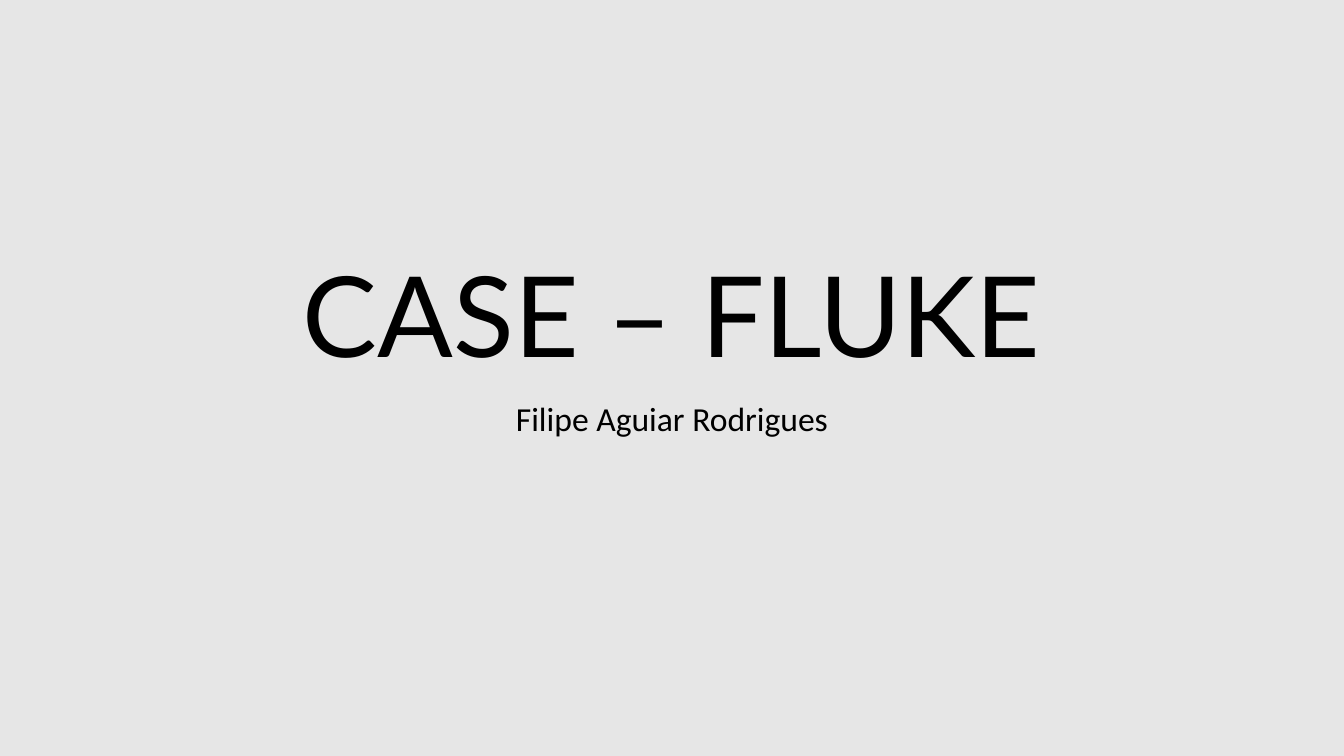
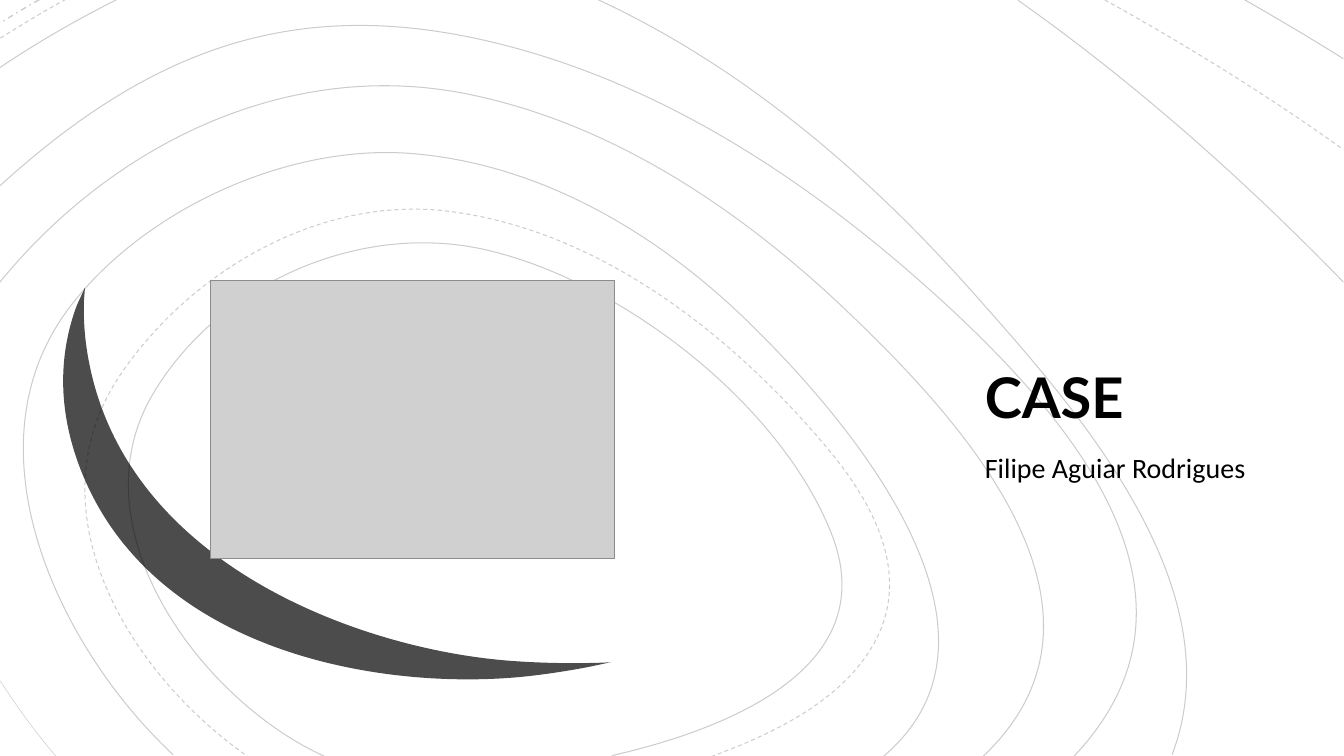
Before and after one commit to filipeaguiarrod/Fluke-Case, a slide deck: slide 1 of Churn_Case.pptx. Drawn at 1344x756 pixels with LibreOffice and Linux fonts; fonts in the diff are those of the drawing; grey boxes stand for pictures. Boxes give left, top, right and bottom in pixels: in the first picture for what was removed or moved away, otherwise in the second. Text is boxed around its words. In the diff, an @@ line names an element or a change of style, - is before the commit and + after.

```diff
--- a/Churn_Case.pptx
+++ b/Churn_Case.pptx
@@ background #E6E6E6 to #FFFFFF @@
@@ freeform shape added at (x1=0, y1=0, x2=1223, y2=756), outline #000000 0.75 pt @@
@@ freeform shape added at (x1=0, y1=0, x2=117, y2=68), outline #000000 0.75 pt @@
@@ freeform shape added at (x1=0, y1=0, x2=66, y2=38), outline #000000 0.75 pt dashed @@
@@ freeform shape added at (x1=0, y1=0, x2=39, y2=23), outline #000000 1 pt dashed @@
@@ freeform shape added at (x1=598, y1=0, x2=1236, y2=755), outline #000000 0.75 pt @@
@@ freeform shape added at (x1=1018, y1=0, x2=1344, y2=281), outline #000000 0.75 pt @@
@@ freeform shape added at (x1=1105, y1=0, x2=1344, y2=150), outline #000000 0.75 pt dashed @@
@@ freeform shape added at (x1=1245, y1=0, x2=1344, y2=58), outline #000000 0.75 pt @@
@@ freeform shape added at (x1=0, y1=59, x2=1139, y2=756), outline #000000 0.75 pt @@
@@ freeform shape added at (x1=0, y1=142, x2=1033, y2=756), outline #000000 0.75 pt @@
@@ freeform shape added at (x1=27, y1=197, x2=913, y2=756), outline #000000 0.75 pt dashed @@
@@ freeform shape added at (x1=42, y1=203, x2=610, y2=756), fill #000000 at 70% opacity @@
@@ freeform shape added at (x1=74, y1=222, x2=886, y2=756), outline #000000 0.75 pt @@
@@ picture added at (x1=210, y1=280, x2=615, y2=559) @@
@@ title at (x1=985, y1=369, x2=1124, y2=428): text changed; size 80 to 40 pt; bold on @@
-CASE – FLUKE
+CASE
@@ subtitle "Filipe Aguiar Rodrigues" moved from (x1=516, y1=407, x2=828, y2=437) to (x1=985, y1=455, x2=1245, y2=485) @@
@@ subtitle "Filipe Aguiar Rodrigues" at (x1=985, y1=455, x2=1245, y2=485): size 24 to 20 pt; alignment centre to left @@
@@ freeform shape added at (x1=0, y1=682, x2=55, y2=756), outline #000000 0.38 pt @@
```
Also in this commit, not shown: 4 other slides changed, 2 slides added, 2 slides removed, 3 other files.
